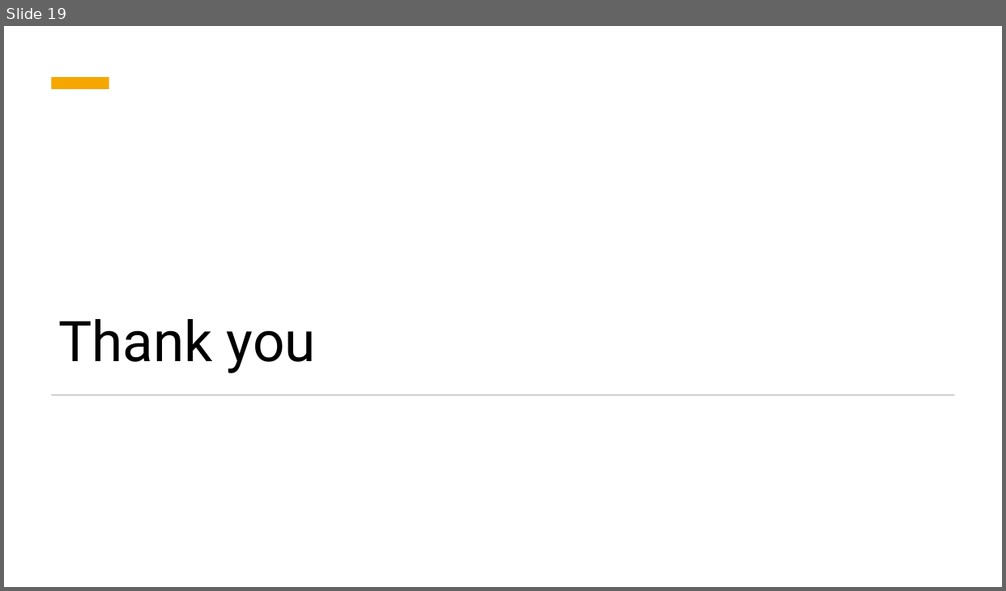
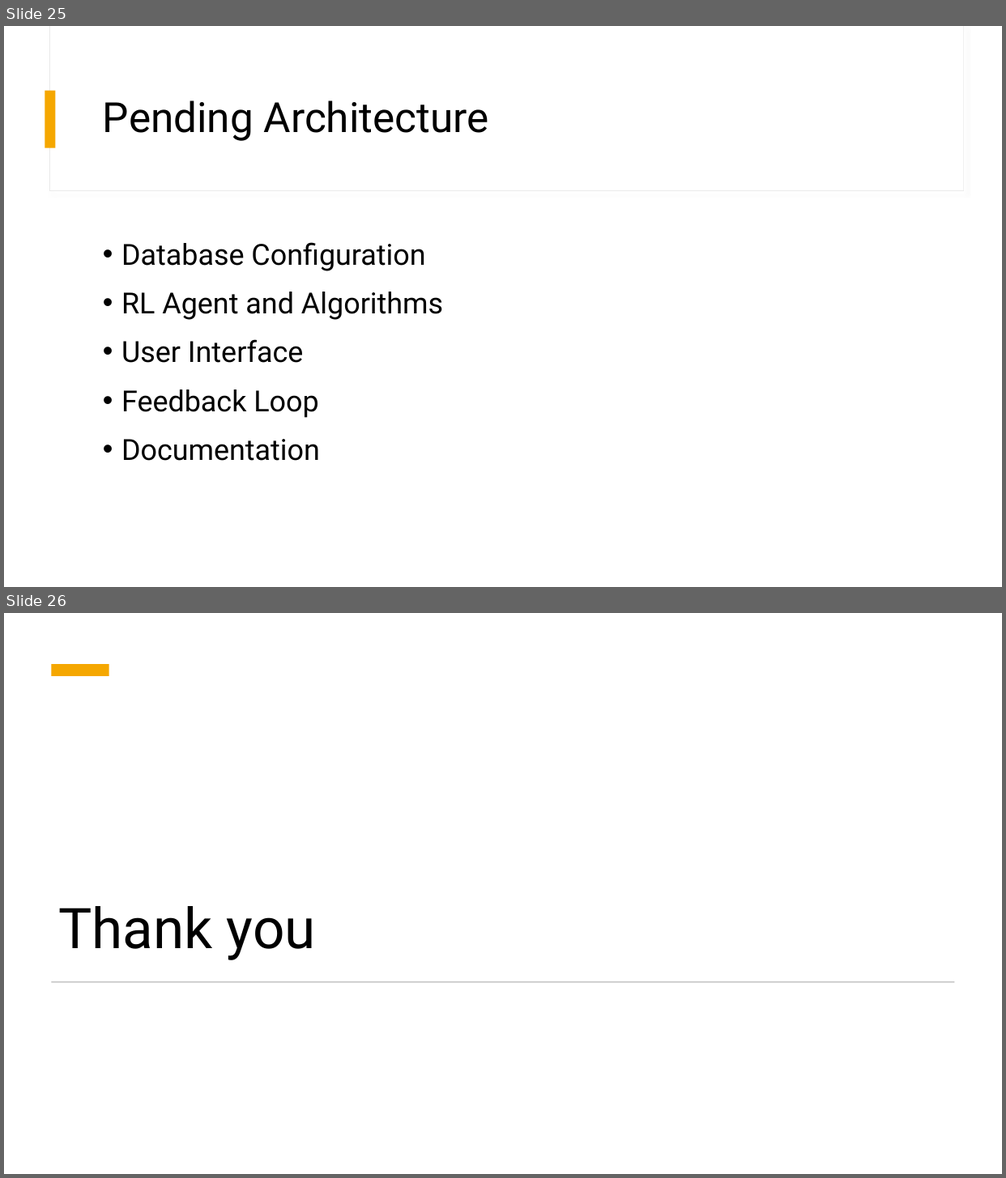
Before and after one commit to xlumzee/Optimizing-Trading-Strategies-RL, a slide deck: presentation/Optimizing Trading Strategies with Reinforcement Learning.pptx. Shown one above the other, each under a label of ours: slide 19 before the commit, slides 25 and 26 after it. The pictures are 1006x591 and 1006x1178 pixels, drawn with LibreOffice and Linux fonts; fonts in the diff are those of the drawing. Boxes give left, top, right and bottom in pixels: in the first picture for what was removed or moved away, otherwise in the second. Text is boxed around its words. In the diff, an @@ line names an element or a change of style, - is before the commit and + after.

```diff
--- a/presentation/Optimizing Trading Strategies with Reinforcement Learning.pptx
+++ b/presentation/Optimizing Trading Strategies with Reinforcement Learning.pptx
@@ slide 25 added at [4,26,1002,587], background #FFFFFF @@
@@ rectangle added at [49,26,964,191], fill #FFFFFF, outline #E9E9E9 0.75 pt @@
@@ rectangle added at [50,26,964,190], fill #FFFFFF @@
@@ rectangle added at [45,90,56,148], fill #F5A700 @@
@@ title added at [103,101,489,141], 40 pt, text #000000 @@
+Pending Architecture
@@ text added at [121,242,443,461], 28 pt, text #000000 @@
+• Database Configuration
+• RL Agent and Algorithms
+• User Interface
+• Feedback Loop
+• Documentation
@@ what was slide 19 is now slide 26 @@
```
Also in this commit, not shown: 1 slide changed, 7 other slides added, 1 slide removed, 1 other file.
